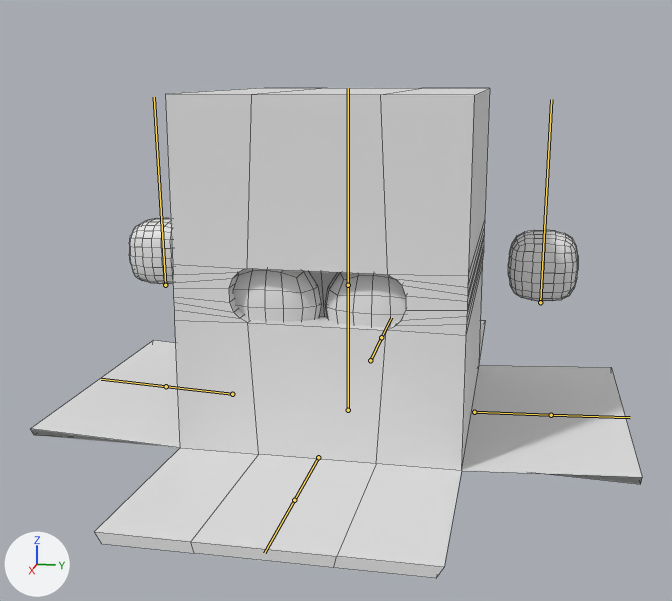
The FBX model Assets/Artists/Stijn/cardboard box.fbx: old version first, new version second.
The view is the same before and after, from a 50 mm lens placed at (2.86, 0.53, 1.09), pointed at (0.02, -0.04, 0.38). Every picture has the same lights, and +X, +Y and +Z are marked at lower left. Both versions are drawn at frame 1 of the action 'Armature.002|join box'; the numbers are the values there. The bones that bend it are drawn over the model as lines. Mesh edges are drawn as thin lines.
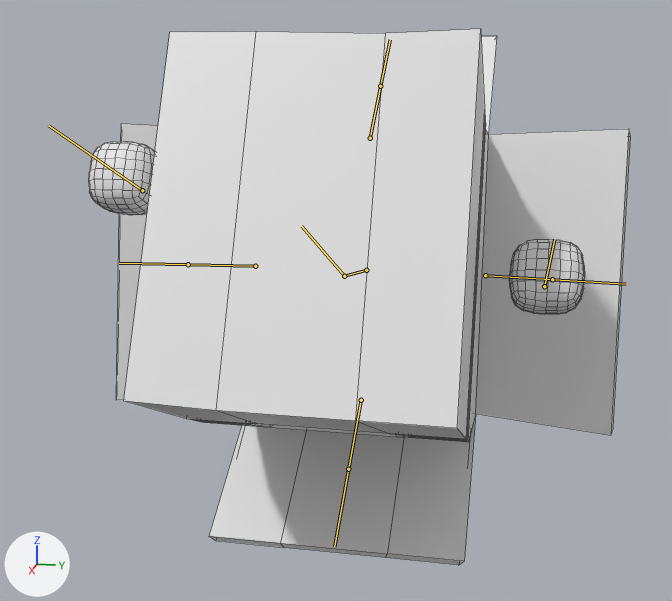
Changed parts and their boxes [x1, y1, x2, y2] in the pictures (672 x 601 px):
'Cube', posed (16% narrower, 9% taller)
    before: [31, 88, 642, 578]
    after: [116, 29, 631, 565]
'Cube.005', posed
    before: [129, 218, 173, 284]
    after: [89, 141, 155, 215]
'Cube.004', posed (8% wider)
    before: [508, 230, 578, 301]
    after: [509, 239, 585, 314]
bone 'Bone.001', root to tip
    before: (348, 410) to (348, 283)
    after: (366, 270) to (344, 276)
bone 'Bone.002', root to tip
    before: (348, 285) to (348, 88)
    after: (344, 276) to (301, 226)
bone 'L.hand.001', root to tip
    before: (165, 285) to (154, 97)
    after: (142, 190) to (48, 125)
bone 'Bone.003', root to tip
    before: (232, 394) to (166, 386)
    after: (255, 266) to (188, 264)
bone 'Bone.005', root to tip
    before: (474, 412) to (551, 415)
    after: (485, 275) to (552, 279)
bone 'Bone.007', root to tip
    before: (318, 457) to (294, 500)
    after: (361, 400) to (348, 469)
bone 'Bone.009', root to tip
    before: (370, 360) to (381, 337)
    after: (370, 138) to (380, 86)

What the commit changed:
Bone 'Bone.001' (bone_bone_001) moves from (0.0, 0.0, 0.0) to (-0.315, 0.404, -0.007).
Bone 'Bone.001' (bone_bone_001) turns from (0, 0, 0) to (0, 0, -80) degrees about its own x, y and z.
Bone 'Bone.002' (bone_bone_002) turns from (0, 0, 0) to (0, 0, 15) degrees about its own x, y and z.
Bone 'L.hand.001' (bone_l_hand_001) moves from (0.0, 0.0, 0.0) to (-0.225, 0.129, 0.025).
Bone 'Bone.003' (bone_bone_003) turns from (0, 0, 0) to (-20, 0, 0) degrees about its own x, y and z.
Bone 'Bone.005' (bone_bone_005) turns from (0, 0, 0) to (21, 0, 0) degrees about its own x, y and z.
Bone 'Bone.007' (bone_bone_007) turns from (0, 0, 0) to (0, 0, 45) degrees about its own x, y and z.
Bone 'Bone.009' (bone_bone_009) turns from (0, 0, 0) to (0, 0, 45) degrees about its own x, y and z.
